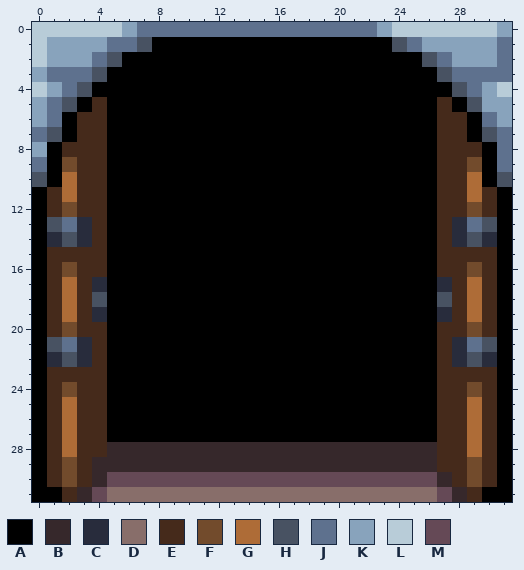
File history of a pixel-art sprite, src/textures/spritesheets/phys/exit.png. Above: the version before the commit.
The file is 32x32 pixels.
Palette (. is transparent): A #000000  B #36282b  C #282c3c  D #886e6a  E #452a1b  F #724b2c  G #ae6c37  H #485262  J #5e718e  K #88a3bc  L #b8ccd8  M #654956
Pixels before, first column x 0:
 0 LLLLLLKJJJJJJJJJJJJJJJJKLLLLLLLK
 1 LKKKKJJHAAAAAAAAAAAAAAAAHJKKKKKJ
 2 LKKKJHAAAAAAAAAAAAAAAAAAAAHJKKKJ
 3 KJJJHAAAAAAAAAAAAAAAAAAAAAAHJJJJ
 4 LKJHAAAAAAAAAAAAAAAAAAAAAAAAHJKL
 5 KJHAEAAAAAAAAAAAAAAAAAAAAAAEAHKK
 6 KJAEEAAAAAAAAAAAAAAAAAAAAAAEEAJK
 7 JHAEEAAAAAAAAAAAAAAAAAAAAAAEEAHJ
 8 KAEEEAAAAAAAAAAAAAAAAAAAAAAEEEAJ
 9 JAFEEAAAAAAAAAAAAAAAAAAAAAAEEFAJ
10 HAGEEAAAAAAAAAAAAAAAAAAAAAAEEGAH
11 AEGEEAAAAAAAAAAAAAAAAAAAAAAEEGEA
12 AEFEEAAAAAAAAAAAAAAAAAAAAAAEEFEA
13 AHJCEAAAAAAAAAAAAAAAAAAAAAAECJHA
14 ACHCEAAAAAAAAAAAAAAAAAAAAAAECHCA
15 AEEEEAAAAAAAAAAAAAAAAAAAAAAEEEEA
16 AEFEEAAAAAAAAAAAAAAAAAAAAAAEEFEA
17 AEGECAAAAAAAAAAAAAAAAAAAAAACEGEA
18 AEGEHAAAAAAAAAAAAAAAAAAAAAAHEGEA
19 AEGECAAAAAAAAAAAAAAAAAAAAAACEGEA
20 AEFEEAAAAAAAAAAAAAAAAAAAAAAEEFEA
21 AHJCEAAAAAAAAAAAAAAAAAAAAAAECJHA
22 ACHCEAAAAAAAAAAAAAAAAAAAAAAECHCA
23 AEEEEAAAAAAAAAAAAAAAAAAAAAAEEEEA
24 AEFEEAAAAAAAAAAAAAAAAAAAAAAEEFEA
25 AEGEEAAAAAAAAAAAAAAAAAAAAAAEEGEA
26 AEGEEAAAAAAAAAAAAAAAAAAAAAAEEGEA
27 AEGEEAAAAAAAAAAAAAAAAAAAAAAEEGEA
28 AEGEEBBBBBBBBBBBBBBBBBBBBBBEEGEA
29 AEFEBBBBBBBBBBBBBBBBBBBBBBBEEFEA
30 AEFEBMMMMMMMMMMMMMMMMMMMMMMBEFEA
31 AAEBMDDDDDDDDDDDDDDDDDDDDDDMBEAA
The same view after the edit:
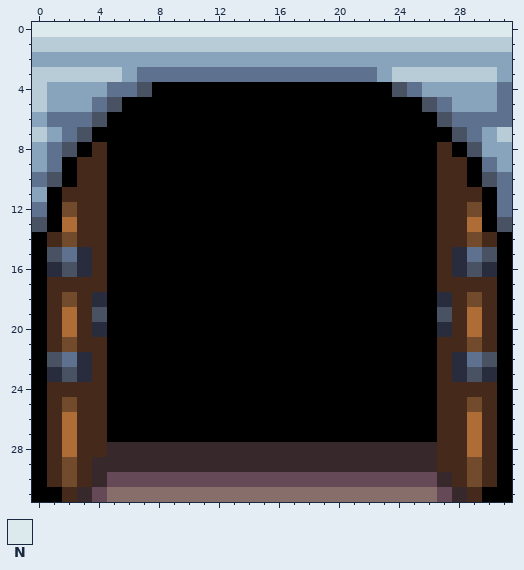
Colours new in this view: N #dceaee
From old to new:
Changed rows in their new state; - is an unchanged pixel.
first column x 0:
 0 NNNNNNNNNNNNNNNNNNNNNNNNNNNNNNNN
 1 -LLLLLLLLLLLLLLLLLLLLLLLLLLLLLLL
 2 K---KKKKKKKKKKKKKKKKKKKKKKKK---K
 3 LLLLLLKJJJJJJJJJJJJJJJJKLLLLLLLK
 4 --KKKJJH----------------HJKKKK-J
 5 LKKKJH--------------------HJKK-J
 6 --JJH----------------------HJJ-J
 7 LKJHA----------------------AHJKL
 8 -JHA------------------------AHKK
 9 KJA--------------------------AJK
10 JHA--------------------------AHJ
11 KAE--------------------------EAJ
12 JA----------------------------AJ
13 HAGE------------------------EGAH
14 -EFE------------------------EFE-
15 -HJC------------------------CJH-
16 -CHC------------------------CHC-
17 --E-E----------------------E-E--
18 --F-C----------------------C-F--
19 ----H----------------------H----
20 --G-C----------------------C-G--
21 -EFE------------------------EFE-
22 -HJ--------------------------JH-
23 -CHC------------------------CHC-
24 --E--------------------------E--
25 --F--------------------------F--
